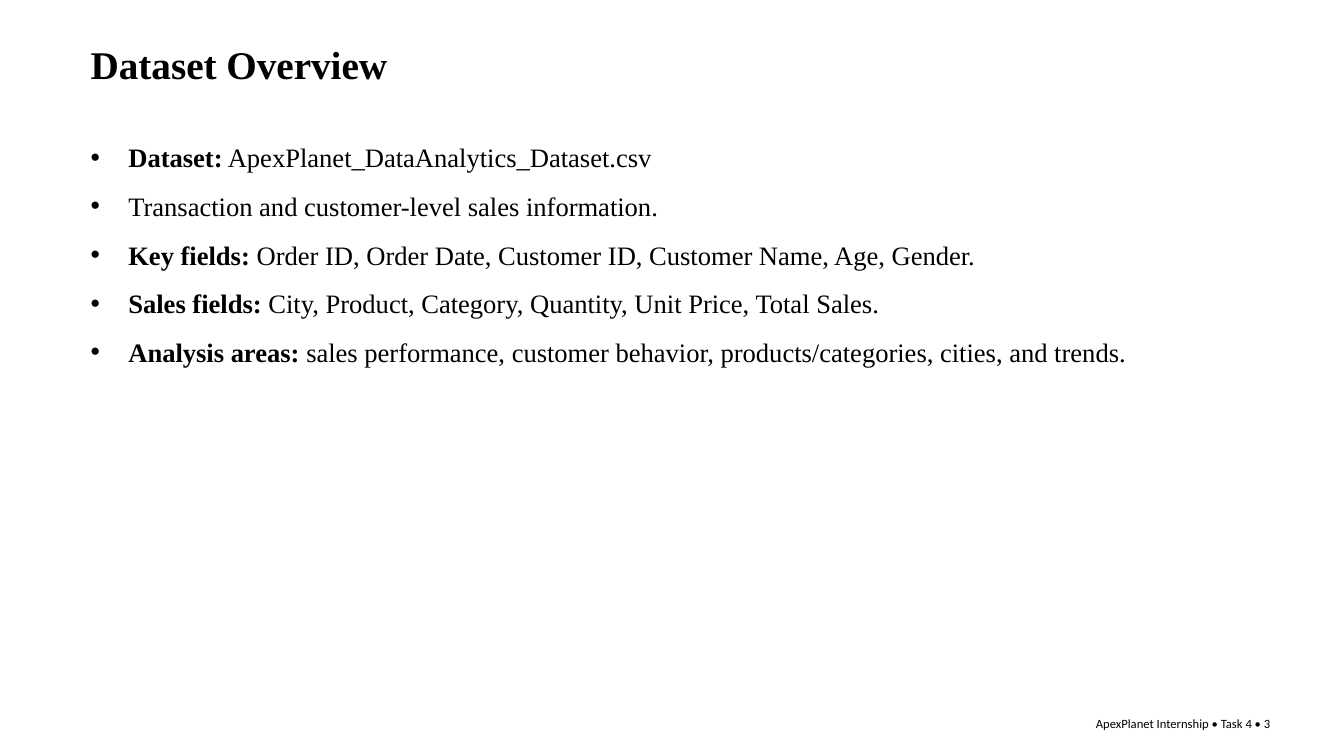
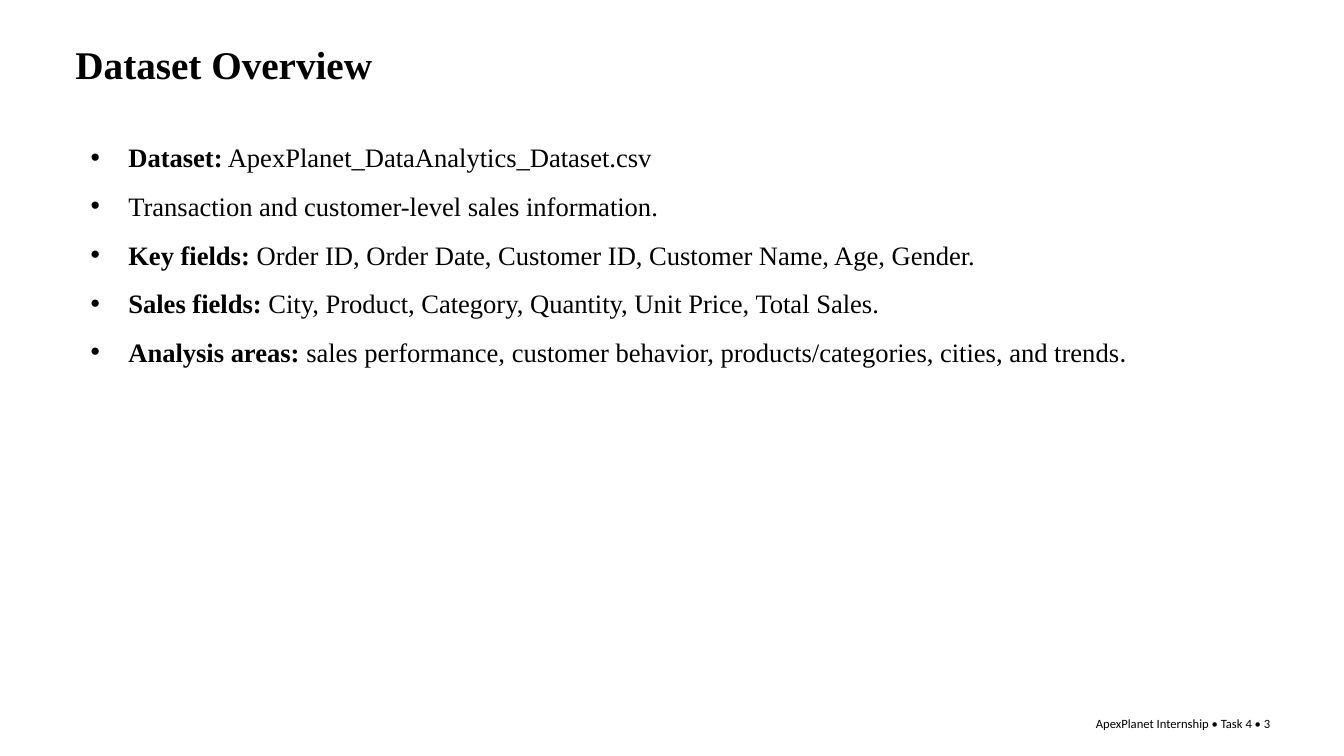
Before and after one commit to Supriya-2604/SupriyaEnjam-DataAnalyst-Internship-Portfolio, a slide deck: slide 3 of presentation/Final_Presentation.pptx. Drawn at 1344x756 pixels with LibreOffice and Linux fonts; fonts in the diff are those of the drawing. Boxes give left, top, right and bottom in pixels: in the first picture for what was removed or moved away, otherwise in the second. Text is boxed around its words. In the diff, an @@ line names an element or a change of style, - is before the commit and + after.

```diff
--- a/presentation/Final_Presentation.pptx
+++ b/presentation/Final_Presentation.pptx
@@ text "Dataset Overview": place and size @@
-text "Dataset Overview" at (91, 52, 387, 80)
+text "Dataset Overview" at (75, 52, 372, 80)
```
Also in this commit, not shown: 11 other slides changed.
